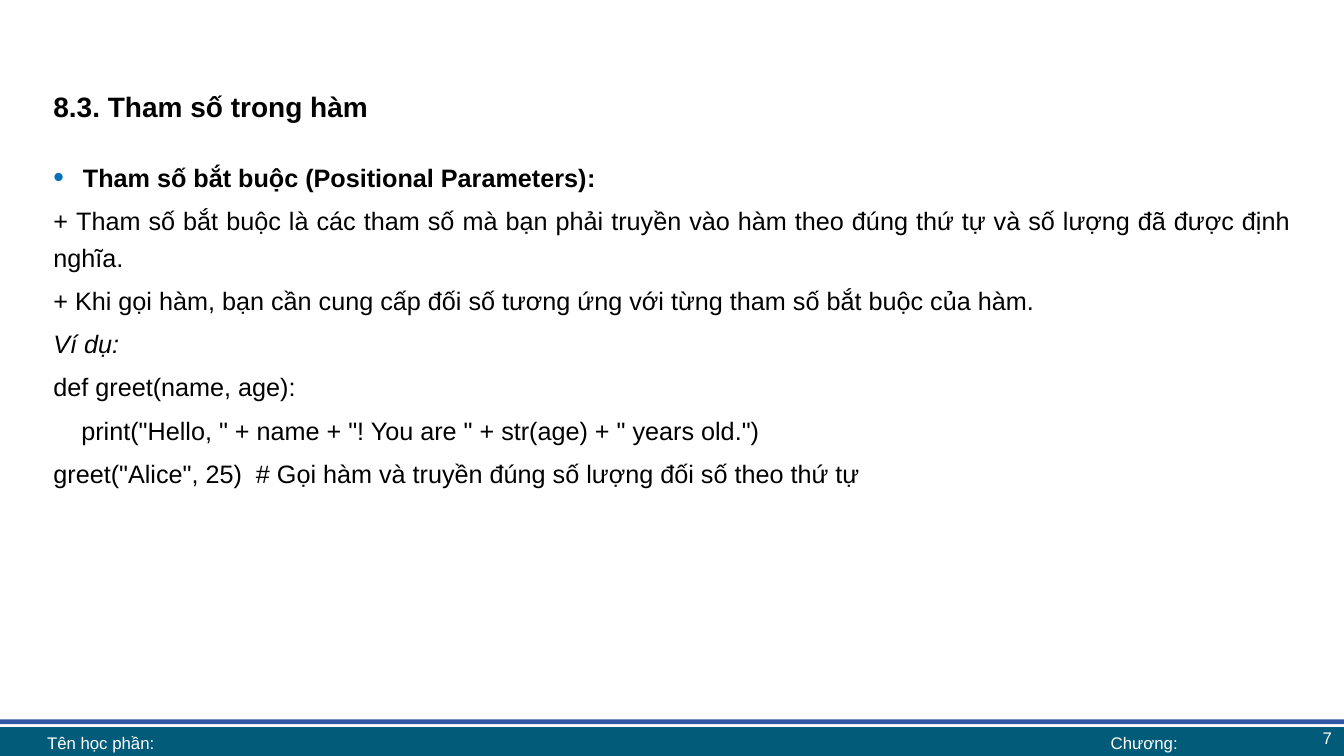
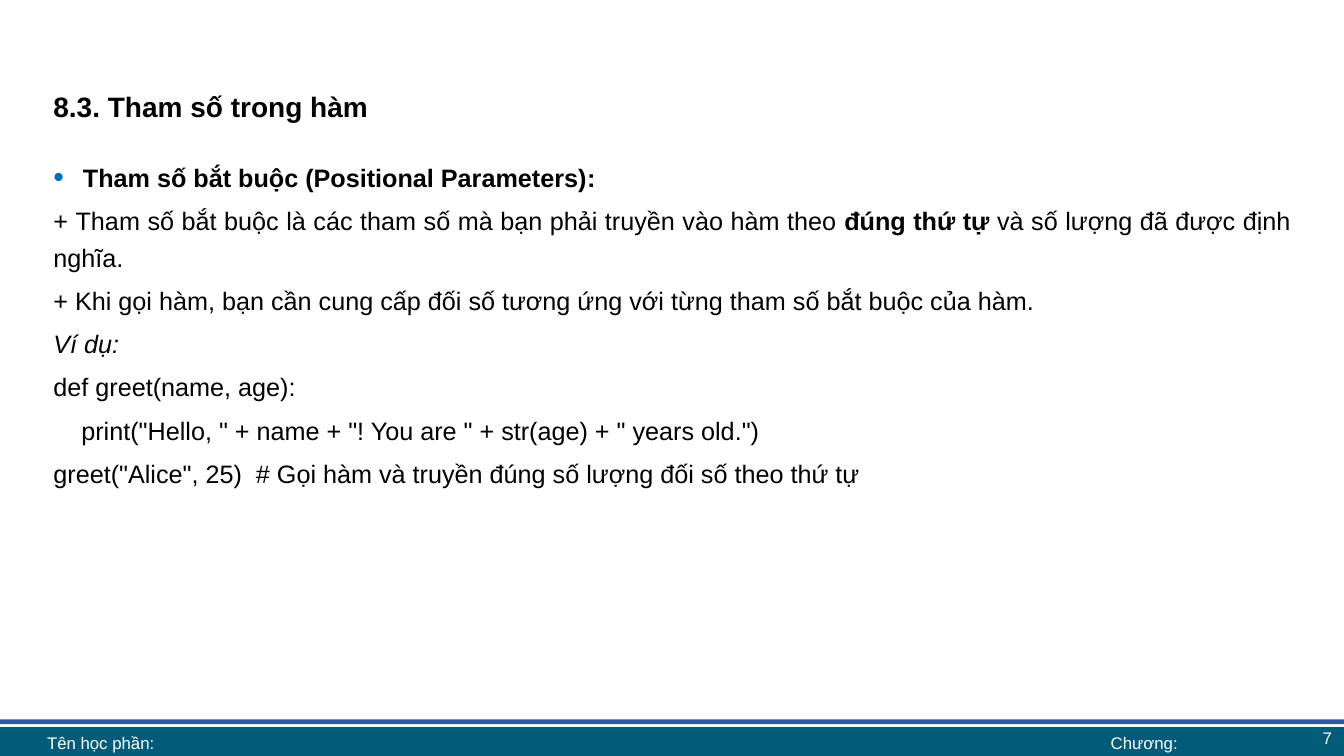
Before and after one commit to lhaaaaa/17A2-Ca-sang, a slide deck: slide 7 of Lab 8/Lab 8 bài giảng.pptx. Drawn at 1344x756 pixels with LibreOffice and Linux fonts; fonts in the diff are those of the drawing; background and template pictures are left out. Boxes give left, top, right and bottom in pixels: in the first picture for what was removed or moved away, otherwise in the second. Text is boxed around its words. In the diff, an @@ line names an element or a change of style, - is before the commit and + after.

```diff
--- a/Lab 8/Lab 8 bài giảng.pptx
+++ b/Lab 8/Lab 8 bài giảng.pptx
@@ text at (53, 210, 1291, 272): bold on in "đúng thứ tự" @@
```
Also in this commit, not shown: 6 other slides changed, 3 other files.
